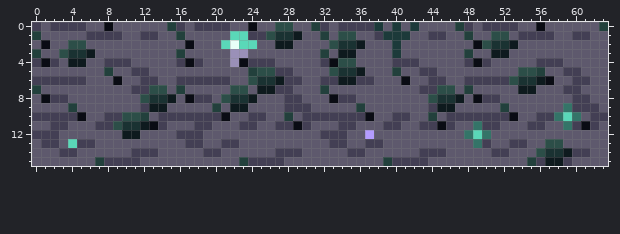
Two versions of one pixel-art file, game/art-src/terrain/aseprite/shadow_fill.aseprite. That is the earlier state.
64x16 pixels, 1 frame.
New version:
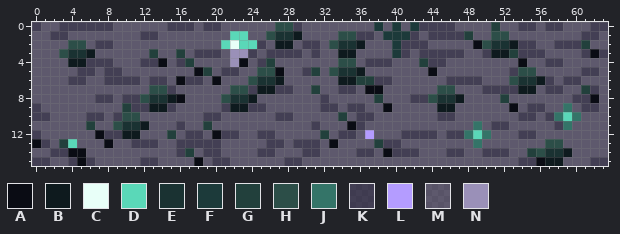
Palette (. is transparent): A #0a0c14  B #0e1a1e  C #e8fff8  D #5ad8b8  E #1a3232  F #1c3a3a  G #22403c  H #2c4e48  J #347468  K #0a0420b4  L #b49cff  M #10082896  N #9a90b8
Edits made:
@@ x 0..63 @@
- 0 KMKKKKMMAMMMMMMGKMKKKKMMAMMHHMMGKMKKKKFMFMFMMMMGKMKKKKMMAMMMMMMG
- 1 GMMMMMKKKKMMKKMMGMMMMMDDKKHEEBMMGMHHMMKFFFMMKKMMGMMHHMKKKKMMKKMM
- 2 MAMMHHMMMMMMMMMMMAMMMDCDDMMBBMMMMHEEBMMMFMMMMMMMMAHEEBMMMMMMMMMM
- 3 GMMHEEBMMMMMMMMMGMMMMMNNMMMMMMMMGMBBMMMMFMMMMMMMGMMBBMMMMMMMMMMM
- 4 KAKMBBMMKKKMMMMMKAKMMMNAKKKMMMMMKAHHMMMMKKKMMMMMKAKMMMMMKKKMMMMM
- 5 MMMMMMMMGMMKKMMMMMMMMMMMGHHKKMMMMHEEBMMMGMMKKMMMMMMMMMHHGMMKKMMM
- 6 KKKKKKMMMAMMKKMMKKKKKKMMHEEBKKMMKKBBKKMMMAMMKKMMKKKKKHEEBAMMKKMM
- 7 GMMMMMMMMMMKKHHMGMMMMMHHMBBKKMMMGMMMMMMMMMMKKHHMGMMMMMBBMMMKKMMM
- 8 MAKKMMMMMMMMHEEBMAKKMHEEBMMMKKMMMAKKMMMMMMMMHEEBMAKKMMMMMMMMKKMM
- 9 MMMMGMMMMMMMKBBMMMMMGMBBMMMMKKKMMMMMGMMMMMMMKBBMMMMMGMMMMMMJKKKM
-10 KKKKKAMMKKHHGMKKKKKKKAMMKKMMGMKKKKKKKAMMKKMMGMKKKKKKKAMMKKJDJMKK
-11 MMKKMMMKKHEEBAKMMMKKMMMKKMMKKAKMMMKKMMMKKMMKKAKMMJKKMMMKKMMJKAKM
-12 KKKMMMMMMMBBMMMMKKKMMMMMMMMMMMMMKKKMMLMMMMMMMMMMJDJMMMMMMMMMMMMM
-13 MKKMDKKMMMMMMMMMMKKMMKKMMMMMMMMMMKKMMKKMMMMMMMMMMJKMMKKMMHHMMMMM
-14 MMMKKMMMMMMKKKMMMMMKKMMMMMMKKKMMMMMKKMMMMMMKKKMMMMMKKMMMHEEBKKMM
-15 MMMMMMMGKKKKMMMMMMMMMMMGKKKKMMMMMMMMMMMGKKKKMMMMMMMMMMMGKBBKMMMM
+ 0 KMMKKKKKKMMMMMMKKKMKKMMMMMMHHKMMMMMMMMFMFMFKKKKMMMMGMMKKMKKMMMKK
+ 1 MMKKMMMMMMMMKKMMMMMMMMDDMMHEEBMMMMHHKKMFFFKMKKKKGMMHHMMMMMMMMKKM
+ 2 MMMMHHMKKMMMMMMMMMMMMDCDDKMBBMKKMHEEBMMMFKKKMMMMMAHEEBKKMMKKKGMM
+ 3 MMMHEEBMMMMMMGMMGMKKKMNNKMKKKKMKMMBBMMMMFKMKKKKKMMKBBGKKKMMMMKAK
+ 4 MMMMBBKKKMMMKKAMKGMMMMNAMKGMMMMMMMHHMKKKMMMGKKMMMMMMMMAMMKKMMMMM
+ 5 MMMMMKKMKKMMMMMMMMAGMKKMMHHAMMKGMHEEBMMMMMMMAMMMMMMMMKHHMMMMMKKM
+ 6 MMMMKKMMKKKKMKKMAKKMAMMMHEEBMMMMMMBBGGKKMMMMMMKKKKMMMHEEBKMKKMMM
+ 7 MMMMMMMMMMMMMHHKMMMMMMHHKBBKKMMGMMKKMAAMMMMMMHHMMMKKKKBBMKKMMGKM
+ 8 MMMMMMMKKMKKHEEBAMMMMHEEBMMMMMMMKMMMMMGMMMKKHEEBMMMMGMMMMMMMKKAM
+ 9 KMMMMMMMMMGKKBBKMMMMMKBBKKMMMMMMKKMKKMMAMMMMMBBMMMMMMAMKKMMJMKKM
+10 KKMMMMKKMKHHMMMMMMMKKMMMMMMKKMMMMMGMKKMMMMMMMKKMMMMMMMKKMKJDJMMM
+11 MMMMMMGMMHEEBMMMKMMGMMMMMMMMMMMKMMMAKMMMMMMMMMMMMJMKKMMMMMKJMMMM
+12 KMMMMMMAKKBBMMMGMKKMAKKMMKKMMMMMGMKKMLMMMKKKKMKKJDJMMMKKMMMMMMMM
+13 AKMGDMMMAMMKKKMMKKKKKMMMMMKKMKKKMAMMMMGKKMMMMMMMMJMMMMMMMHHMMMMM
+14 MMKKAAMMMMMMMMMMKGMKKMMMMKKMMMKKMMMMKKMAKKKMMMKKMMKKKMMGHEEBMMMM
+15 KKMMKAKMMMMMKKMMMMAMKKMMMMMMKKMMMMMMMMMMMMMMMMMMMMMMMMKKABBMMMKK
Changed places in both pictures, as pixel boxes (x1, y1, x2, y2):
changed: (32, 22, 608, 166)
